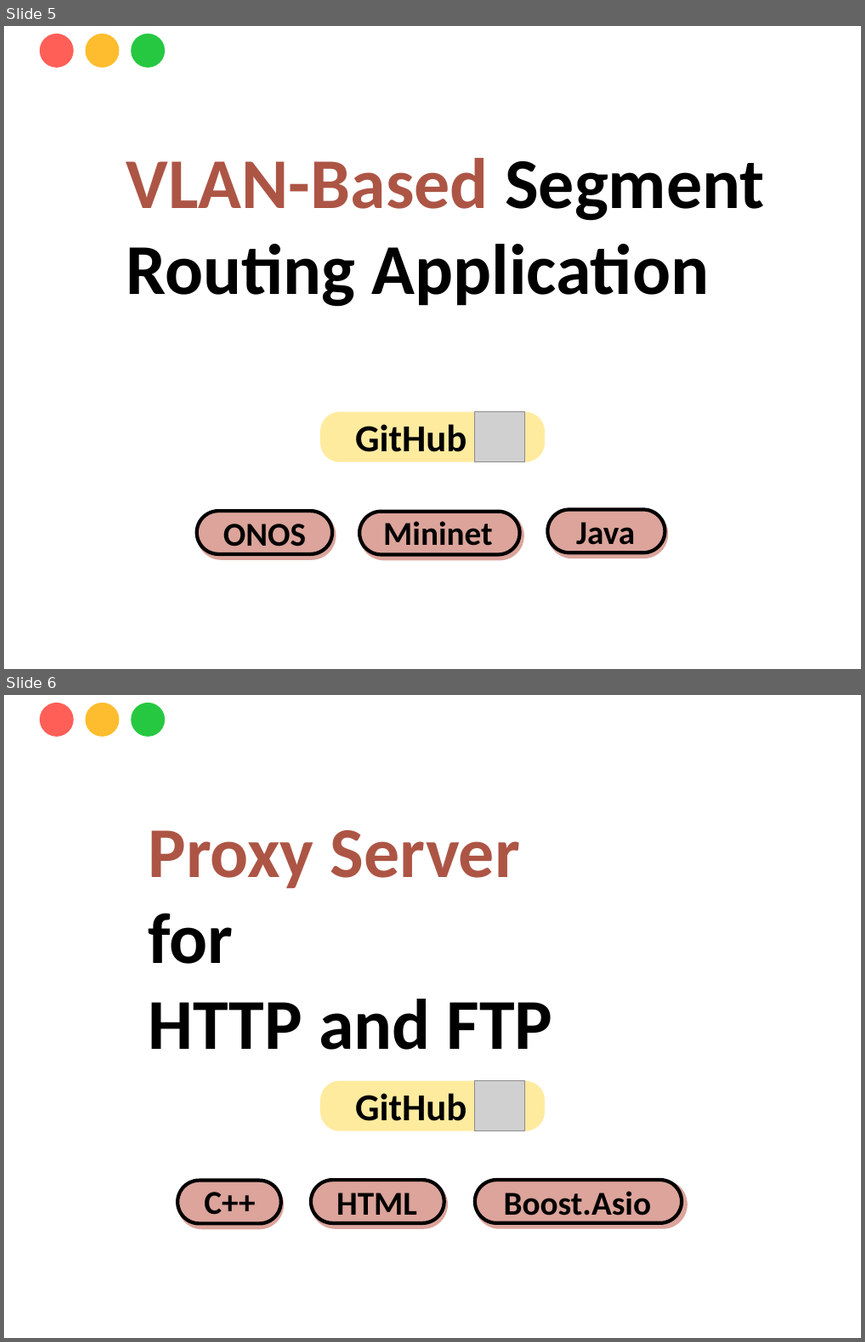
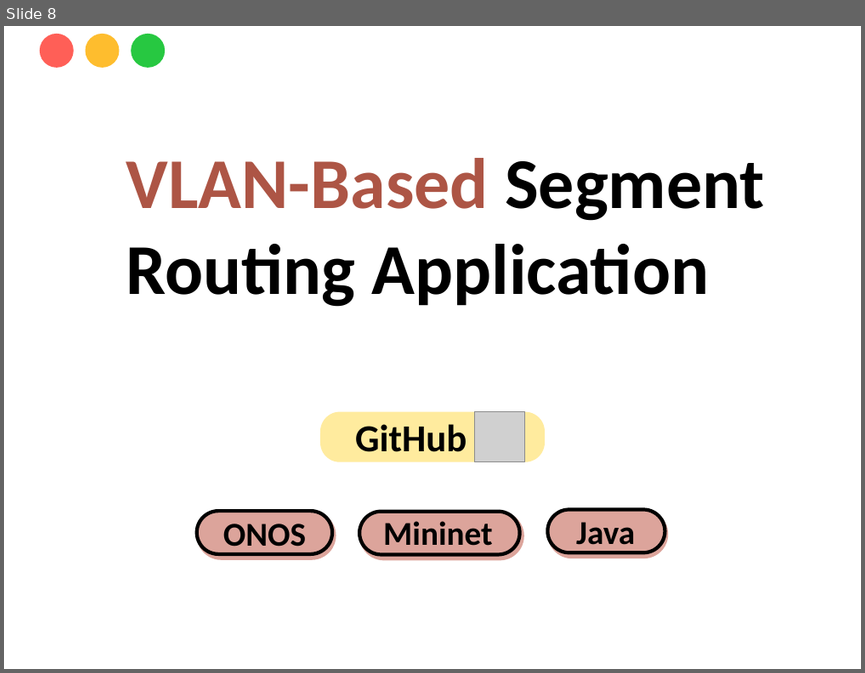
Before and after one commit to yinhsuan/portfolio, a slide deck: project image.pptx. Shown one above the other, each under a label of ours: slides 5 and 6 before the commit, slide 8 after it. The pictures are 865x1342 and 865x673 pixels, drawn with LibreOffice and Linux fonts; fonts in the diff are those of the drawing; grey boxes stand for pictures; background and template pictures are left out. Boxes give left, top, right and bottom in pixels: in the first picture for what was removed or moved away, otherwise in the second. Text is boxed around its words. In the diff, an @@ line names an element or a change of style, - is before the commit and + after.

```diff
--- a/project image.pptx
+++ b/project image.pptx
@@ slide 6 removed at [4,695,861,1338], background picture (left out) @@
@@ ellipse removed at [39,703,74,737] @@
@@ ellipse removed at [86,703,120,737] @@
@@ ellipse removed at [131,703,166,737] @@
@@ text removed at [148,830,553,1049] @@
-Proxy Server
-for
-HTTP and FTP
@@ rounded rectangle removed at [320,1081,545,1131] @@
@@ text removed at [355,1093,466,1121] @@
-GitHub
@@ picture removed at [474,1081,525,1131] @@
@@ group removed at [178,1180,687,1229]: 6 rounded rectangles, 3 texts @@
-C++
-HTML
-Boost.Asio
@@ what was slide 5 is now slide 8 @@
```
Also in this commit, not shown: 4 slides changed, 2 slides added, 1 other slide removed, 13 other files.
